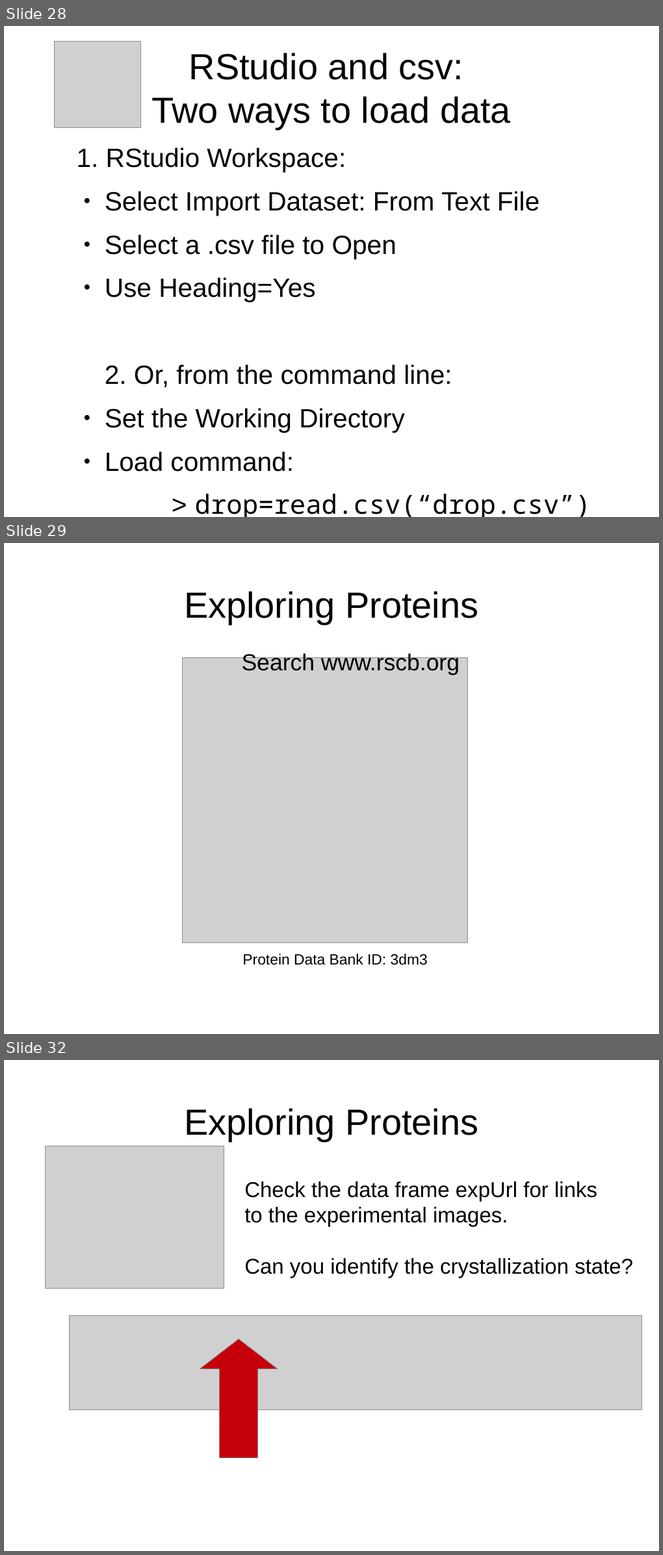
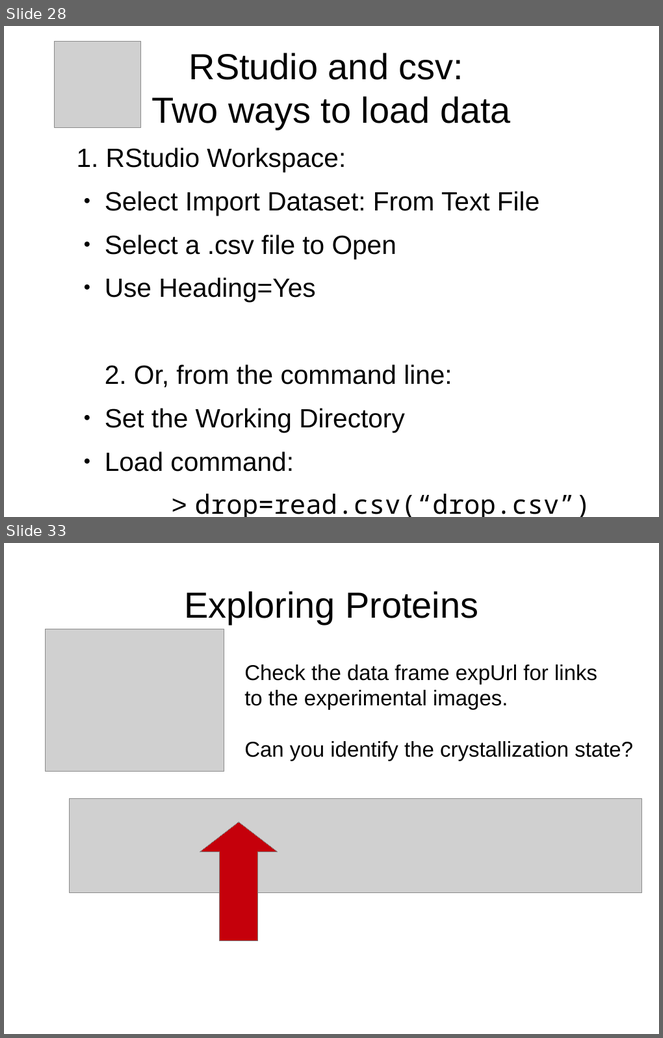
Before and after one commit to ubccr/hsws, a slide deck: slides/project-intro.odp. Shown one above the other, each under a label of ours: slides 28, 29 and 32 before the commit, slides 28 and 33 after it; the slides between them are not shown. The pictures are 663x1555 and 663x1038 pixels, drawn with LibreOffice and Linux fonts; fonts in the diff are those of the drawing; grey boxes stand for pictures. Boxes give left, top, right and bottom in pixels: in the first picture for what was removed or moved away, otherwise in the second. Text is boxed around its words. In the diff, an @@ line names an element or a change of style, - is before the commit and + after.

```diff
--- a/slides/project-intro.odp
+++ b/slides/project-intro.odp
@@ slide 29 removed at bbox=[4, 543, 659, 1034], background #FFFFFF @@
@@ title removed at bbox=[184, 591, 478, 624] @@
-Exploring Proteins
@@ picture removed at bbox=[182, 658, 467, 943] @@
@@ text removed at bbox=[242, 652, 460, 675] @@
-Search www.rscb.org
@@ text removed at bbox=[243, 954, 428, 965] @@
-Protein Data Bank ID: 3dm3
@@ what was slide 32 is now slide 33 @@
```
Also in this commit, not shown: 7 slides changed, 3 slides added, 1 other slide removed, 1 other file.
